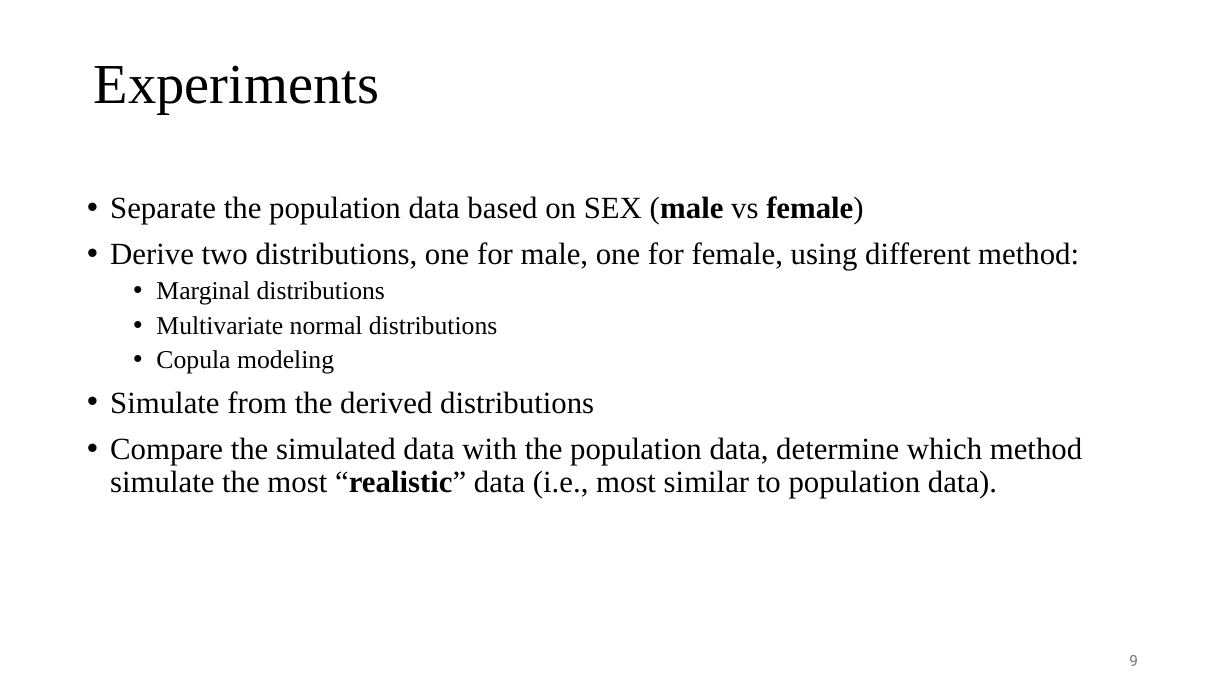
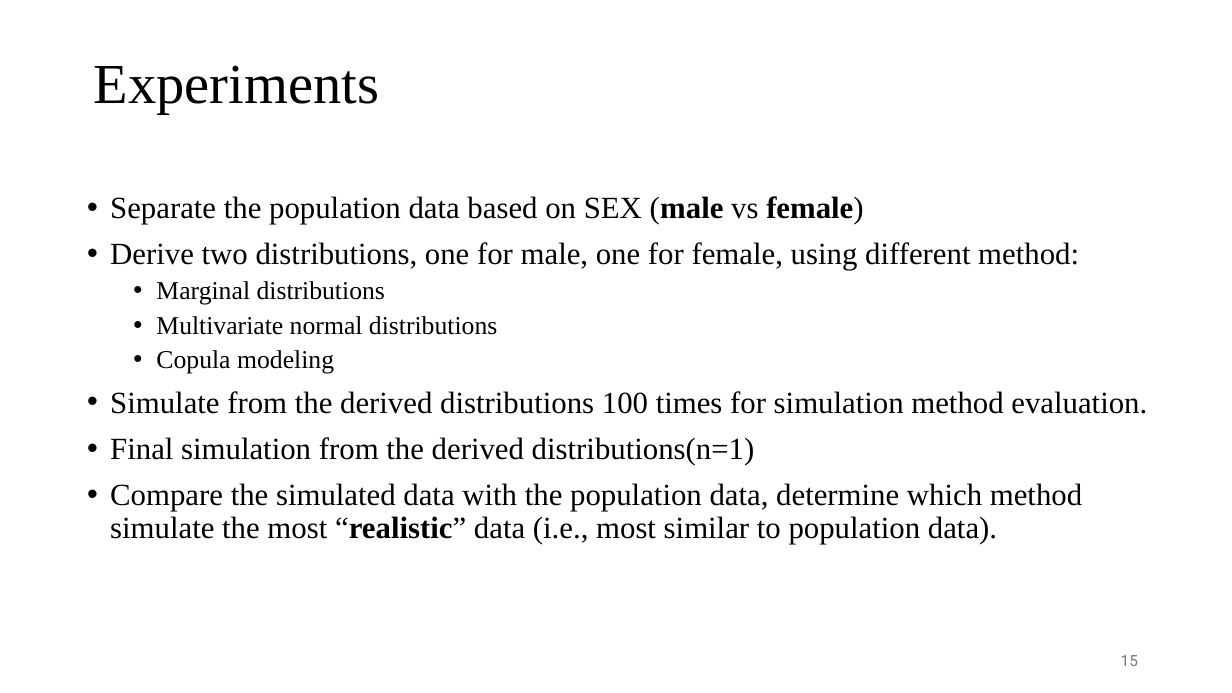
Before and after one commit to UMN-ECP-PMX/ecp8506_26f, a slide deck: slide 15 of wk11/wk11_slides.pptx (slide 9 before the commit). Drawn at 1232x693 pixels with LibreOffice and Linux fonts; fonts in the diff are those of the drawing. Boxes give left, top, right and bottom in pixels: in the first picture for what was removed or moved away, otherwise in the second. Text is boxed around its words. In the diff, an @@ line names an element or a change of style, - is before the commit and + after.

```diff
--- a/wk11/wk11_slides.pptx
+++ b/wk11/wk11_slides.pptx
@@ text at [110, 391, 1147, 465]: text changed @@
-• Simulate from the derived distributions
+• Simulate from the derived distributions 100 times for simulation method evaluation.
+• Final simulation from the derived distributions(n=1)
@@ page number at [1121, 655, 1138, 666]: text changed @@
-9
+15
```
Also in this commit, not shown: 12 other slides changed, 10 slides added, 3 slides removed, 3 other files.
